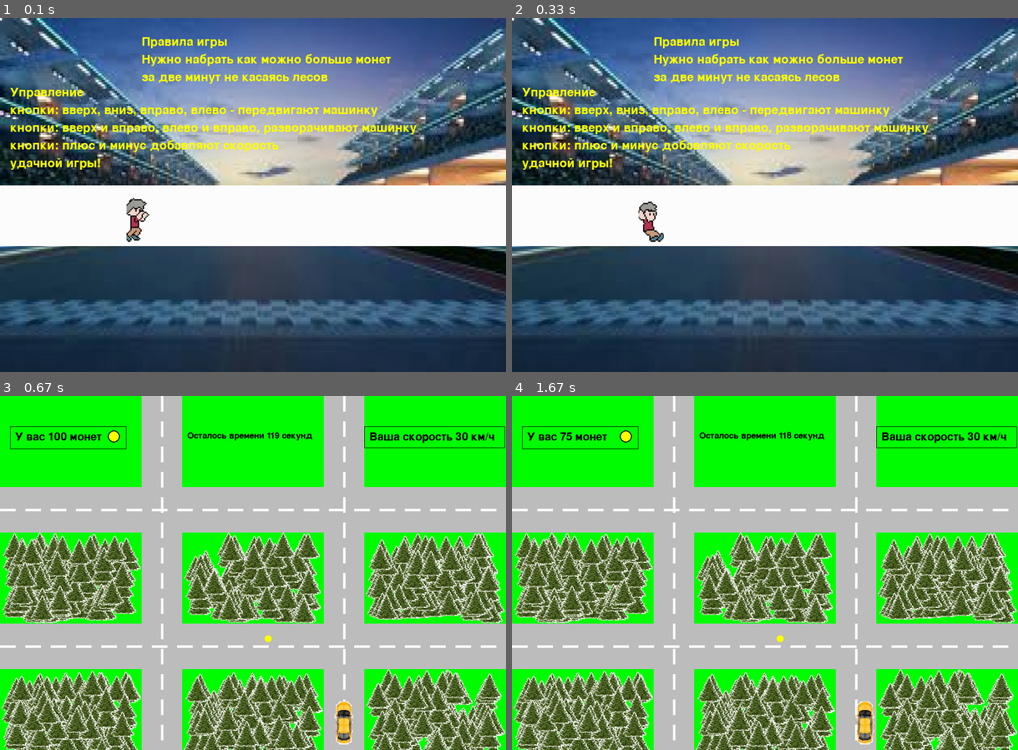
Above: before the commit, frames 1-4 (two rows, left to right).
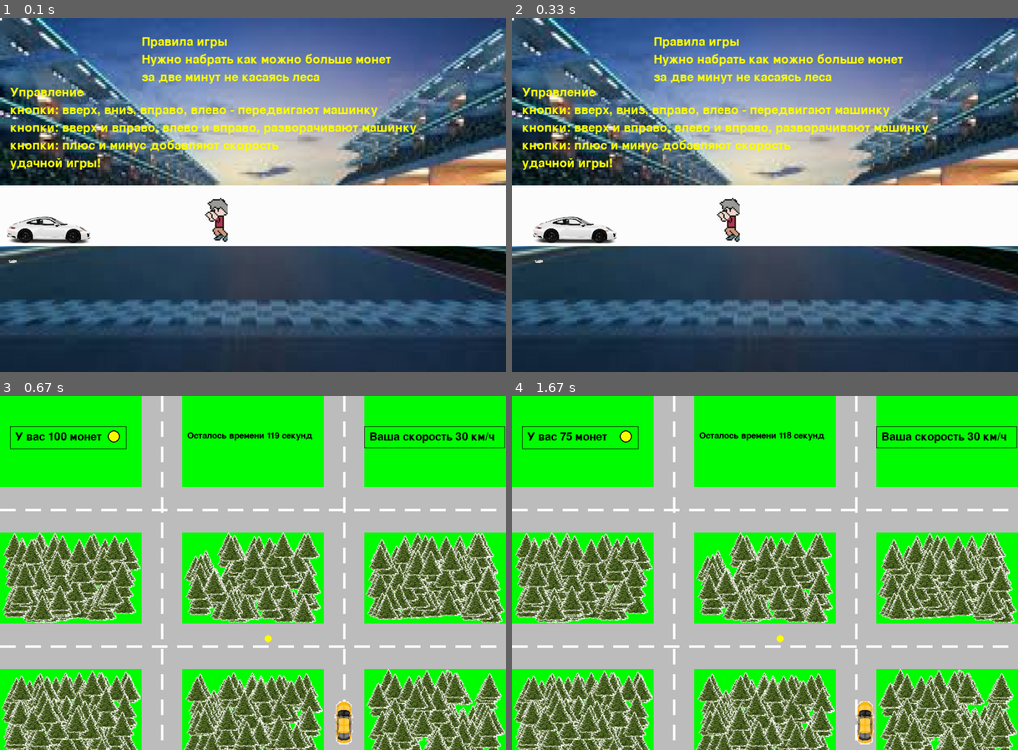
Above: after the commit, the same moments.

Repository: Tereegor/SilentForest
Game: pygame game, started from Project pygame/Project.py
Same seed, same stepped clock (60 frames per second), same inputs: the game is played once before the commit and once after it.
Inputs:
- Up to frame 1 (0.1 s): no input
- Up to frame 2 (0.33 s): no input
- Up to frame 3 (0.67 s): hold Right from 0.33 s (still down)
- Up to frame 4 (1.67 s): release Right at 0.8 s; hold Up 0.83-1.13 s; hold Right 1.17-1.63 s

The runs differ from the first frame. In frame 1, 1.5% of the frame differs, in the area x 1-65%, y 15-70%; in frame 2, 1.5%; in frame 3, nothing differs; in frame 4, nothing differs.

Commit message:
Чуть обработанный проект

Diff:
--- a/Project pygame/Project.py
+++ b/Project pygame/Project.py
@@ -31,11 +31,6 @@
 Need_write = [1]
 your_place = []
 
-with open('dictwriter.csv', 'w', newline='', encoding="utf8") as f:
-    writer = csv.writer(
-        f, delimiter=';', quotechar='"', quoting=csv.QUOTE_MINIMAL)
-    writer.writerow(['Результаты гонки'])
-
 
 def load_image(name, colorkey=-1):
     fullname = os.path.join('data', name)
@@ -62,44 +57,58 @@
 
 
 def start_screen():
-    intro_text = ["Правила игры",
-                  "Нужно набрать как можно больше монет",
-                  "за две минут не касаясь лесов"]
-
-    fon = pygame.transform.scale(load_image('Start_foto.jpeg'), (1000, 700))
-    screen.blit(fon, (0, 0))
-    font = pygame.font.Font(None, 35)
-    text_coord = 50
-    for line in intro_text:
-        string_rendered = font.render(line, 1, pygame.Color('Yellow'))
-        intro_rect = string_rendered.get_rect()
-        text_coord += 10
-        intro_rect.bottom = text_coord
-        intro_rect.x = 280
-
-        text_coord += intro_rect.height
-        screen.blit(string_rendered, intro_rect)
-
-    intro_text_2 = ["Управление",
-                    "кнопки: вверх, вниз, вправо, влево - передвигают машинку",
-                    "кнопки: вверх и вправо, влево и вправо, разворачивают машинку",
-                    "кнопки: плюс и минус добавляют скорость",
-                    "удачной игры!"]
-    font = pygame.font.Font(None, 35)
-    text_coord = 150
-    for line in intro_text_2:
-        string_rendered = font.render(line, 1, pygame.Color('Yellow'))
-        intro_rect = string_rendered.get_rect()
-        text_coord += 10
-        intro_rect.bottom = text_coord
-        intro_rect.x = 20
-
-        text_coord += intro_rect.height
-        screen.blit(string_rendered, intro_rect)
-
+    plenty_turn = [0]
+    def draw_1():
+
+        intro_text = ["Правила игры",
+                      "Нужно набрать как можно больше монет",
+                      "за две минут не касаясь леса"]
+
+        fon = pygame.transform.scale(load_image('Start_foto.jpeg'), (1000, 700))
+        screen.blit(fon, (0, 0))
+        font = pygame.font.Font(None, 35)
+        text_coord = 50
+        for line in intro_text:
+            string_rendered = font.render(line, 1, pygame.Color('Yellow'))
+            intro_rect = string_rendered.get_rect()
+            text_coord += 10
+            intro_rect.bottom = text_coord
+            intro_rect.x = 280
+
+            text_coord += intro_rect.height
+            screen.blit(string_rendered, intro_rect)
+
+    def draw_2():
+        intro_text_2 = ["Управление",
+                        "кнопки: вверх, вниз, вправо, влево - передвигают машинку",
+                        "кнопки: вверх и вправо, влево и вправо, разворачивают машинку",
+                        "кнопки: плюс и минус добавляют скорость",
+                        "удачной игры!"]
+        font = pygame.font.Font(None, 35)
+        text_coord = 150
+        for line in intro_text_2:
+            string_rendered = font.render(line, 1, pygame.Color('Yellow'))
+            intro_rect = string_rendered.get_rect()
+            text_coord += 10
+            intro_rect.bottom = text_coord
+            intro_rect.x = 20
+
+            text_coord += intro_rect.height
+            screen.blit(string_rendered, intro_rect)
+
+    Right = True
+    Left = False
+    Jump = False
+    Jump_down = False
+    Hight_jump = [350]
     sprite_sheet_run = load_image("Jump.png", 2)
     jump_right = [sprite_sheet_run.subsurface((55 * i, 210, 50, 110)) for i in range(6)]
+    jump_left = [pygame.transform.flip(x, True, False) for x in jump_right]
+    foto_car = load_image("Car_for_starting.png")
+    foto_car_left = pygame.transform.scale(foto_car, (170, 130))
+    foto_car_right = pygame.transform.flip(foto_car_left, True, False)
     Number = 1
+    coords_car = [0, 355]
     while True:
         for event in pygame.event.get():
             if event.type == pygame.QUIT:
@@ -107,12 +116,61 @@
             elif event.type == pygame.KEYDOWN or \
                     event.type == pygame.MOUSEBUTTONDOWN:
                 return
-        if Number < 5:
+        if Number < 5 and Jump and not Jump_down and Right:
             Number += 0.1
+            Hight_jump[0] -= 1
+        elif Number < 5 and Jump and Jump_down and Right:
+            Number += 0.1
+            if Hight_jump[0] <= 349:
+                Hight_jump[0] += 1
+            else:
+                Jump_down = False
+                Jump = False
+        elif Number < 5 and Jump and not Jump_down and Left:
+            Number += 0.1
+            Hight_jump[0] -= 1
+        elif Number < 5 and Jump and Jump_down and Left:
+            Number += 0.1
+            if Hight_jump[0] <= 349:
+                Hight_jump[0] += 1
+            else:
+                Jump_down = False
+                Jump = False
         else:
             Number = 1
+        draw_1()
+        draw_2()
         pygame.draw.line(screen, pygame.Color('white'), (0, 390), (1000, 390), 120)
-        screen.blit(jump_right[int(Number)], (250, 350))
+        if plenty_turn[0] == 0:
+            screen.blit(jump_left[int(Number)], (400, Hight_jump[0]))
+        elif plenty_turn[0] == 1:
+            screen.blit(jump_right[int(Number)], (400, Hight_jump[0]))
+        if coords_car[0] < 840 and Right:
+            coords_car[0] += 2
+            screen.blit(foto_car_right, (coords_car[0], coords_car[1]))
+            plenty_turn[0] = 0
+        elif coords_car[0] >= 840:
+            Right = False
+            Left = True
+            coords_car[0] -= 2
+            screen.blit(foto_car_left, (coords_car[0], coords_car[1]))
+            plenty_turn[0] = 1
+        elif coords_car[0] > 5 and Left:
+            coords_car[0] -= 2
+            screen.blit(foto_car_left, (coords_car[0], coords_car[1]))
+        elif coords_car[0] <= 5:
+            Left = False
+            Right = True
+            coords_car[0] += 2
+            screen.blit(foto_car_right, (coords_car[0], coords_car[1]))
+        if 210 > coords_car[0] >= 200 and Right:
+            Jump = True
+        if coords_car[0] >= 350 and Right:
+            Jump_down = True
+        if 470 > coords_car[0] >= 460 and Left:
+            Jump = True
+        if coords_car[0] <= 270 and Left:
+            Jump_down = True
         pygame.display.flip()
         clock.tick(fps)
 
@@ -192,9 +250,10 @@
     with open('dictwriter.csv', encoding="utf8") as csvfile:
         reader = csv.reader(csvfile, delimiter=';', quotechar='"')
         for index, row in enumerate(reader):
-            plenty_place.append(row)
+            if index != 0:
+                 plenty_place.append(row[0])
         for i in range(len(plenty_place)):
-            plenty_finally.append(int(plenty_place[i][0]))
+            plenty_finally.append(int(plenty_place[i]))
         plenty_finally_2 = sorted(plenty_finally)
         your_place.append(len(plenty_finally) - plenty_finally_2.index(plenty_money[0]))
 
Binary file added: Project pygame/data/Car_for_starting.png
